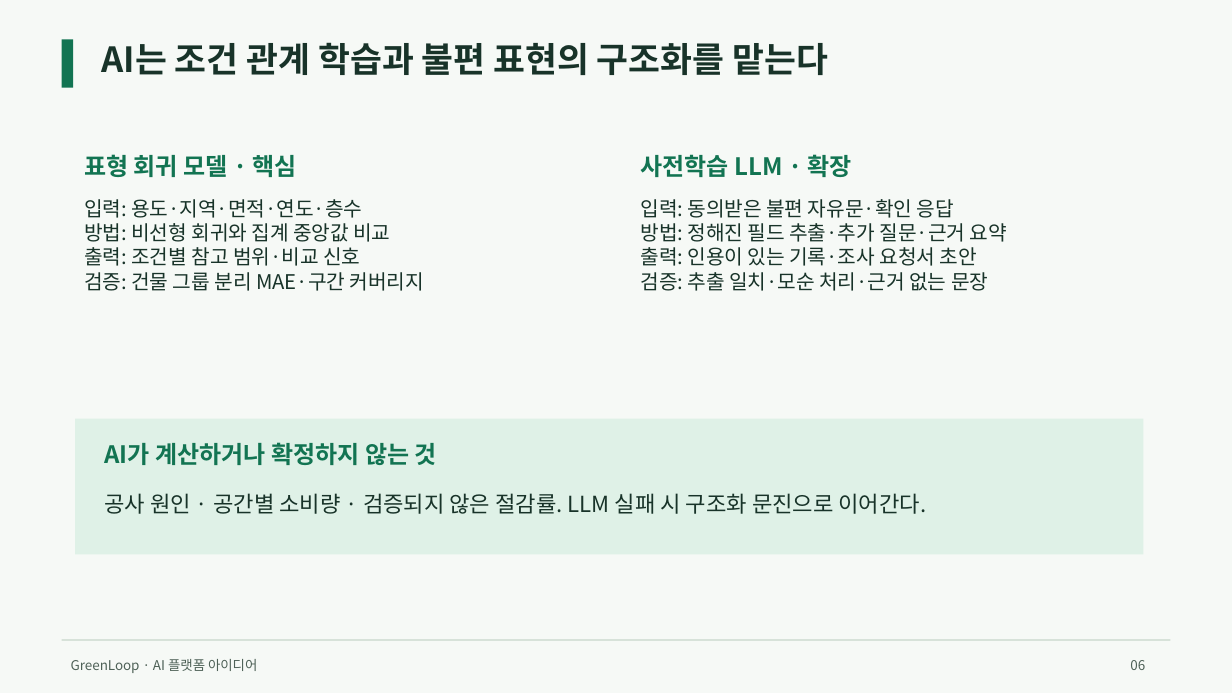
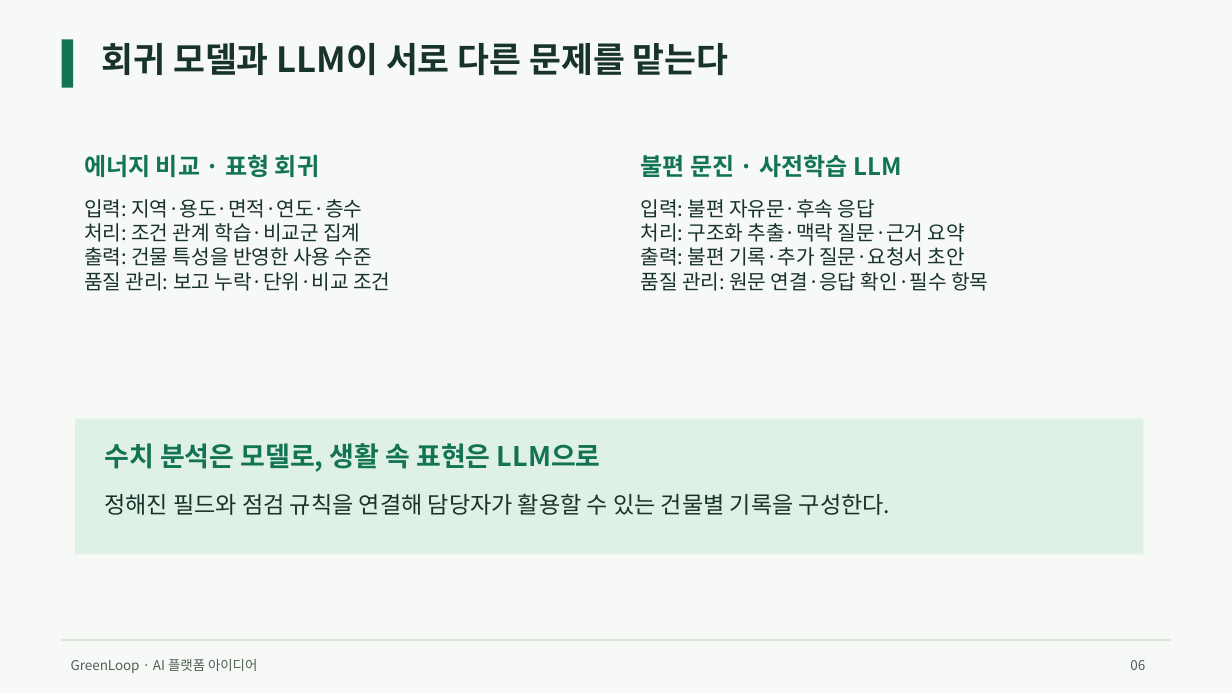
Before and after one commit to jeongiryang/green-remodeling-ai-2026, a slide deck: slide 6 of deliverables/final/GreenLoop_아이디어제안서.pptx. Drawn at 1232x693 pixels with LibreOffice and Linux fonts; fonts in the diff are those of the drawing. Boxes give left, top, right and bottom in pixels: in the first picture for what was removed or moved away, otherwise in the second. Text is boxed around its words. In the diff, an @@ line names an element or a change of style, - is before the commit and + after.

```diff
--- a/deliverables/final/GreenLoop_아이디어제안서.pptx
+++ b/deliverables/final/GreenLoop_아이디어제안서.pptx
@@ text at (101,43,729,75): text changed @@
-AI는 조건 관계 학습과 불편 표현의 구조화를 맡는다
+회귀 모델과 LLM이 서로 다른 문제를 맡는다
@@ text at (84,154,319,178): text changed @@
-표형 회귀 모델 · 핵심
+에너지 비교 · 표형 회귀
@@ text at (640,154,901,177): text changed @@
-사전학습 LLM · 확장
+불편 문진 · 사전학습 LLM
@@ text at (84,199,390,291): text changed @@
-입력: 용도·지역·면적·연도·층수
-방법: 비선형 회귀와 집계 중앙값 비교
-출력: 조건별 참고 범위·비교 신호
-검증: 건물 그룹 분리 MAE·구간 커버리지
+입력: 지역·용도·면적·연도·층수
+처리: 조건 관계 학습·비교군 집계
+출력: 건물 특성을 반영한 사용 수준
+품질 관리: 보고 누락·단위·비교 조건
@@ text at (640,199,988,291): text changed @@
-입력: 동의받은 불편 자유문·확인 응답
-방법: 정해진 필드 추출·추가 질문·근거 요약
-출력: 인용이 있는 기록·조사 요청서 초안
-검증: 추출 일치·모순 처리·근거 없는 문장
+입력: 불편 자유문·후속 응답
+처리: 구조화 추출·맥락 질문·근거 요약
+출력: 불편 기록·추가 질문·요청서 초안
+품질 관리: 원문 연결·응답 확인·필수 항목
@@ text at (104,443,601,472): text changed; size 18.8 to 21 pt @@
-AI가 계산하거나 확정하지 않는 것
+수치 분석은 모델로, 생활 속 표현은 LLM으로
@@ text at (104,493,890,515): text changed; size 17.2 to 18 pt @@
-공사 원인 · 공간별 소비량 · 검증되지 않은 절감률. LLM 실패 시 구조화 문진으로 이어간다.
+정해진 필드와 점검 규칙을 연결해 담당자가 활용할 수 있는 건물별 기록을 구성한다.
```
Also in this commit, not shown: 10 other slides changed, 1 slide added, 1 slide removed, 17 other files.
